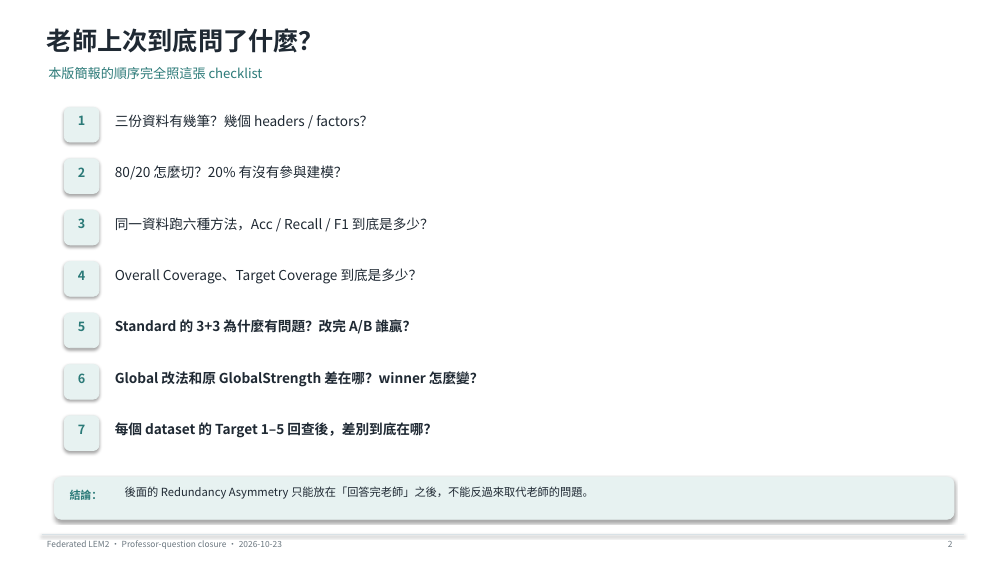
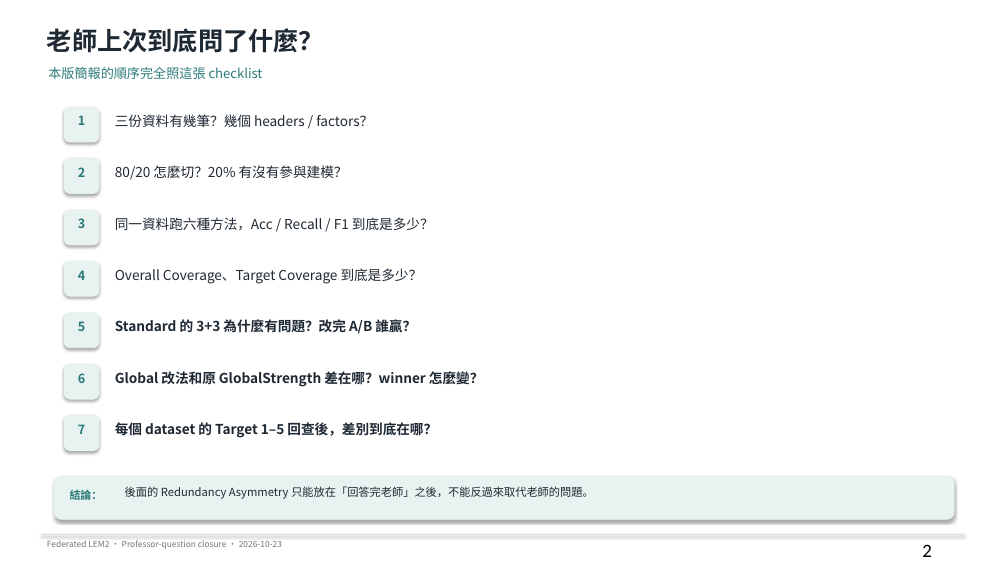
Before and after one commit to Jimmy0307/LEM2, a slide deck: slide 2 of docs/research/conflict_client_sweep_20261020/presentation/Federated_LEM2_Teacher_Questions_Complete_20261023.pptx. Drawn at 1008x567 pixels with LibreOffice and Linux fonts; fonts in the diff are those of the drawing. Boxes give left, top, right and bottom in pixels: in the first picture for what was removed or moved away, otherwise in the second. Text is boxed around its words. In the diff, an @@ line names an element or a change of style, - is before the commit and + after.

```diff
--- a/docs/research/conflict_client_sweep_20261020/presentation/Federated_LEM2_Teacher_Questions_Complete_20261023.pptx
+++ b/docs/research/conflict_client_sweep_20261020/presentation/Federated_LEM2_Teacher_Questions_Complete_20261023.pptx
@@ text "2" at [922, 544, 932, 557]: size 8 to 18 pt, font Noto Sans CJK TC to Calibri, text colour #6B7780 to #000000; alignment right to left @@
```
Also in this commit, not shown: 22 other slides changed, 10 slides added, 1 other file.
